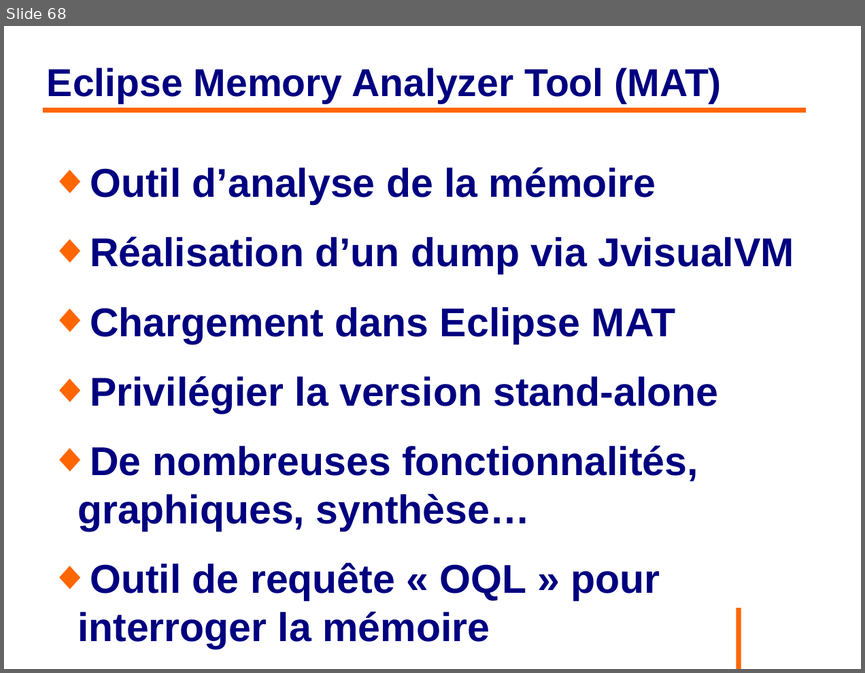
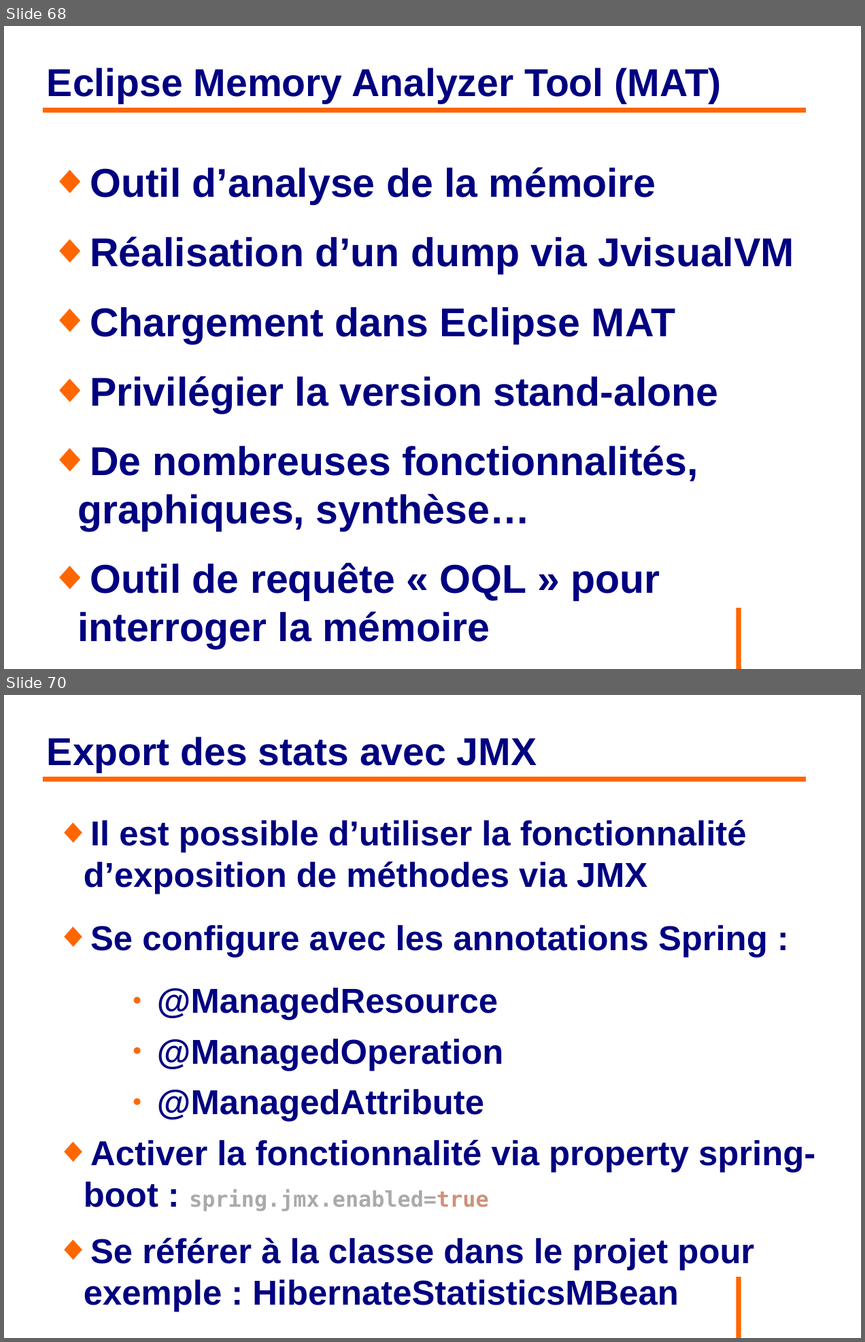
Before and after one commit to philphils/formation-hibernate-avancee, a slide deck: Documentation/diapo_formation_hibernate_avancee.odp. Shown one above the other, each under a label of ours: slide 68 before the commit, slides 68 and 70 after it; the slides between them are not shown. The pictures are 865x673 and 865x1342 pixels, drawn with LibreOffice and Linux fonts; fonts in the diff are those of the drawing; background and template pictures are left out. Boxes give left, top, right and bottom in pixels: in the first picture for what was removed or moved away, otherwise in the second. Text is boxed around its words. In the diff, an @@ line names an element or a change of style, - is before the commit and + after.

Commit message:
Ajout diapo Hibernate-JConsole

```diff
--- a/Documentation/diapo_formation_hibernate_avancee.odp
+++ b/Documentation/diapo_formation_hibernate_avancee.odp
@@ slide 70 added at (4, 695, 861, 1338), background #FFFFFF; not listed: 1 template element that a slide beside it also shows @@
@@ title added at (47, 736, 536, 773), 36 pt, text #000080, bold @@
+Export des stats avec JMX
@@ line added from (43, 779) to (806, 779), #FF6600 4.54 pt @@
@@ text added at (84, 819, 815, 1312), 32 pt, text #000080, bold @@
+◆ Il est possible d’utiliser la fonctionnalité d’exposition de méthodes via JMX
+◆ Se configure avec les annotations Spring :
+    ● @ManagedResource
+    ● @ManagedOperation
+    ● @ManagedAttribute
+◆ Activer la fonctionnalité via property spring-boot : spring.jmx.enabled=true
+◆ Se référer à la classe dans le projet pour exemple : HibernateStatisticsMBean
```
Also in this commit, not shown: 8 other slides added.
